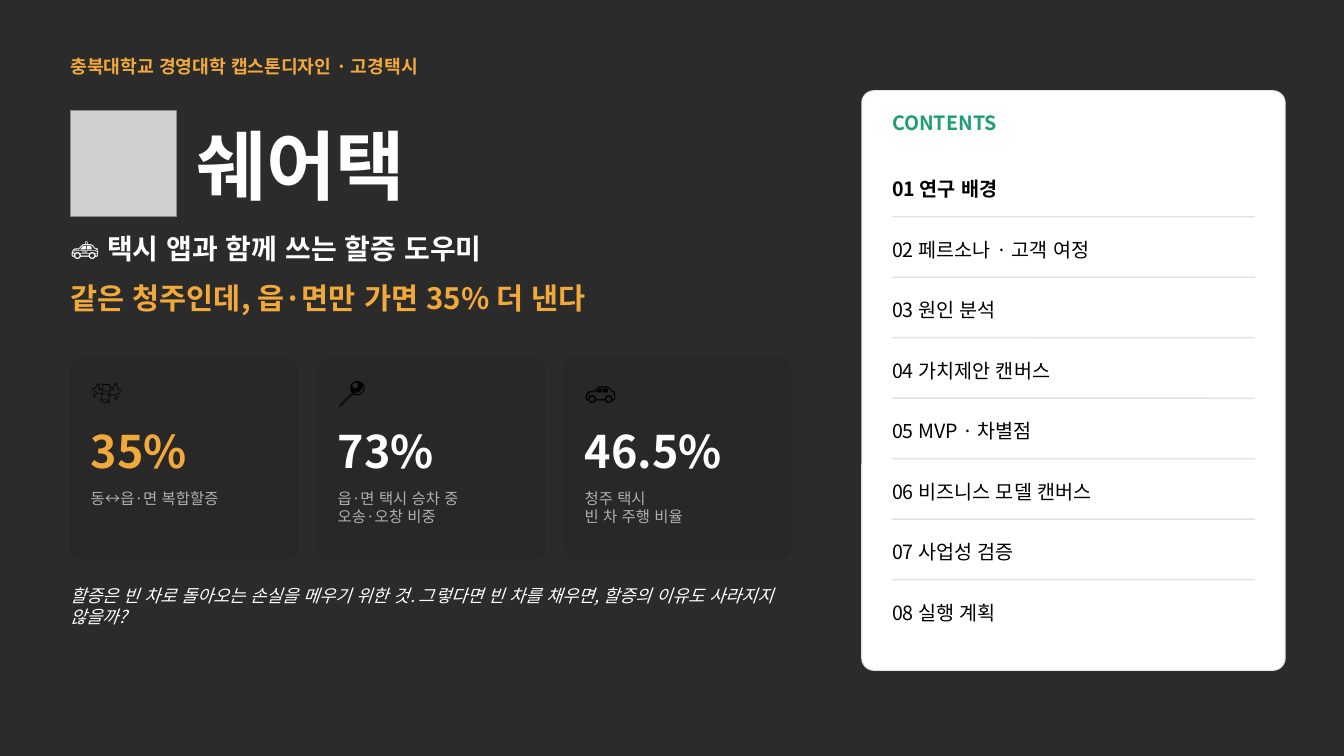
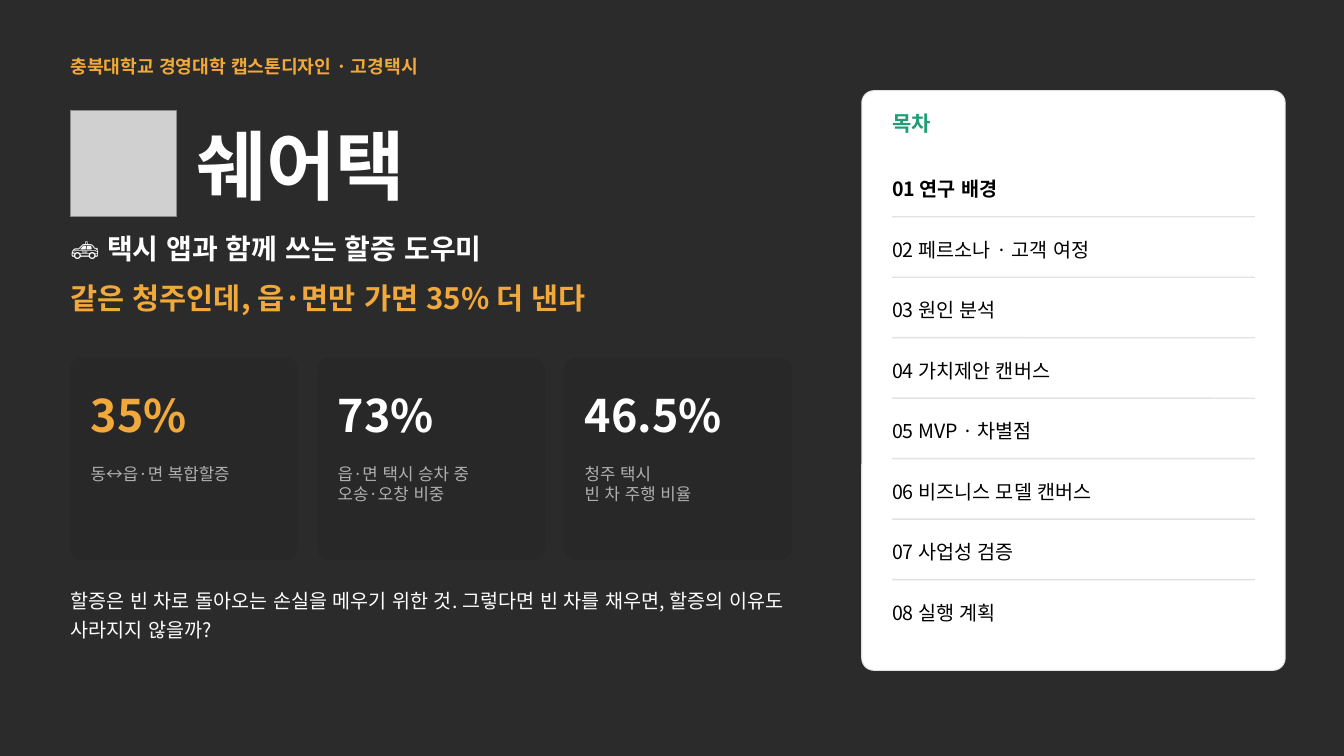
Before and after one commit to gysosm-glitch/TAXI, a slide deck: slide 1 of presentation/쉐어택_발표_v3.pptx. Drawn at 1344x756 pixels with LibreOffice and Linux fonts; fonts in the diff are those of the drawing; grey boxes stand for pictures; background and template pictures are left out; a plain dark background stands for a picture behind light text. Boxes give left, top, right and bottom in pixels: in the first picture for what was removed or moved away, otherwise in the second. Text is boxed around its words. In the diff, an @@ line names an element or a change of style, - is before the commit and + after.

```diff
--- a/presentation/쉐어택_발표_v3.pptx
+++ b/presentation/쉐어택_발표_v3.pptx
@@ text at (892,113,931,133): text changed; size 14 to 15 pt @@
-CONTENTS
+목차
@@ text removed at (91,373,151,423) @@
-💸
@@ text removed at (338,373,398,423) @@
-📍
@@ 3 texts: place and size @@
-3 texts at (91,434,722,469)
+3 texts at (91,398,722,433)
@@ text removed at (585,373,645,423) @@
-🚗
@@ size 11 to 12 pt in 3 elements at (338,466,469,501), (585,466,691,502), (91,466,230,481) @@
@@ text "동↔읍·면 복합할증": place and size @@
-text "동↔읍·면 복합할증" at (91,491,219,505)
+text "동↔읍·면 복합할증" at (91,466,230,481)
@@ text "읍·면 택시 승차 중": place and size @@
-text "읍·면 택시 승차 중" at (338,491,458,523)
+text "읍·면 택시 승차 중" at (338,466,469,501)
@@ text "청주 택시": place and size @@
-text "청주 택시" at (585,491,682,523)
+text "청주 택시" at (585,466,691,502)
@@ text "할증은 빈 차로 돌아오는 손실을 ..." at (71,591,783,639): size 12.5 to 14 pt, italic off; line spacing 1 to 1.2 @@
```
Also in this commit, not shown: 4 other slides changed, 14 other files.
